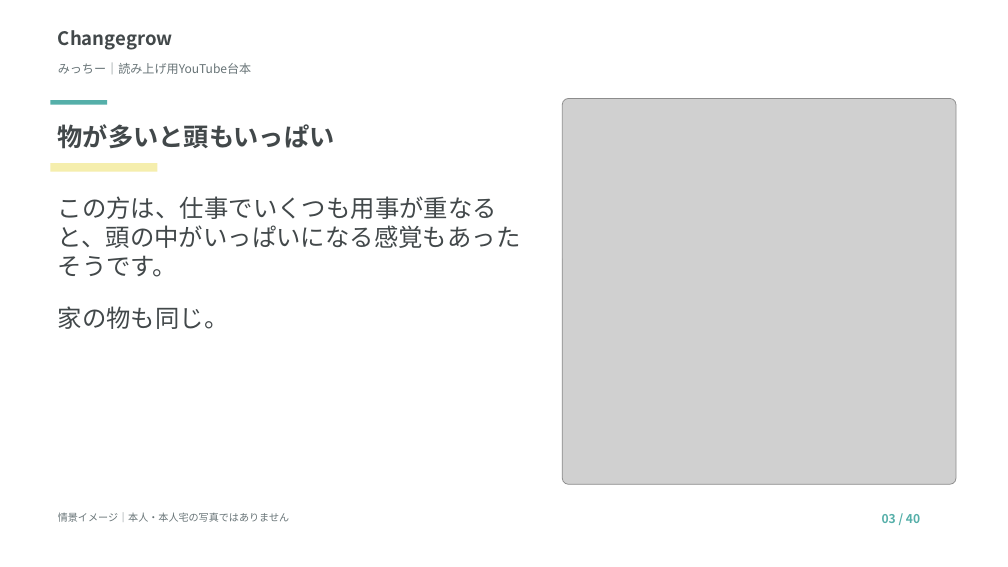
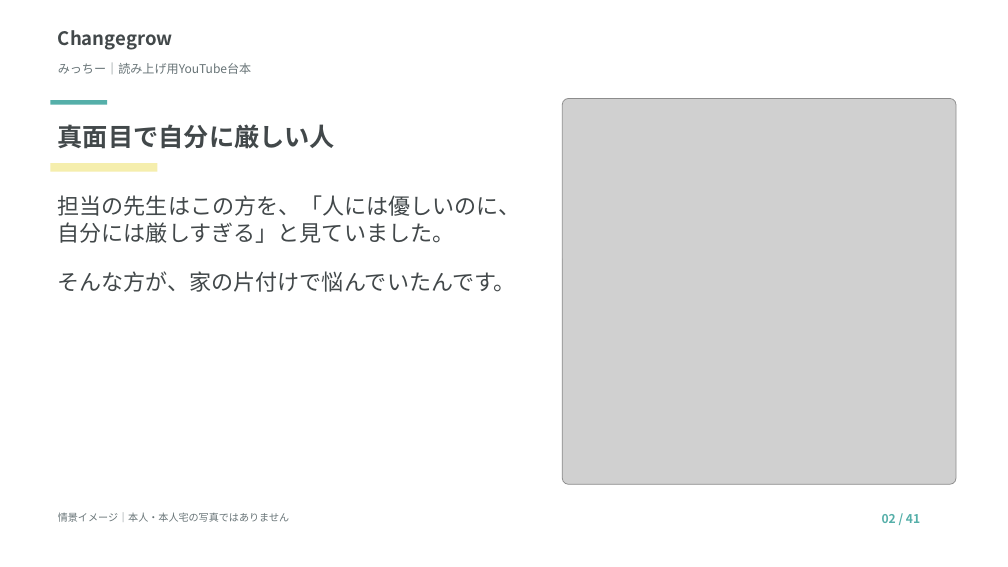
Before and after one commit to tanakayuc/static-pages, a slide deck: slide 2 of nakata-micchi-youtube-script/読み上げ台本.pptx (slide 3 before the commit). Drawn at 1008x567 pixels with LibreOffice and Linux fonts; fonts in the diff are those of the drawing; grey boxes stand for pictures. Boxes give left, top, right and bottom in pixels: in the first picture for what was removed or moved away, otherwise in the second. Text is boxed around its words. In the diff, an @@ line names an element or a change of style, - is before the commit and + after.

```diff
--- a/nakata-micchi-youtube-script/読み上げ台本.pptx
+++ b/nakata-micchi-youtube-script/読み上げ台本.pptx
@@ text at [58, 124, 335, 149]: text changed @@
-物が多いと頭もいっぱい
+真面目で自分に厳しい人
@@ text at [58, 195, 520, 292]: text changed; size 23.2 to 21 pt @@
-この方は、仕事でいくつも用事が重なると、頭の中がいっぱいになる感覚もあったそうです。
-家の物も同じ。
+担当の先生はこの方を、「人には優しいのに、自分には厳しすぎる」と見ていました。
+そんな方が、家の片付けで悩んでいたんです。
@@ text at [882, 514, 920, 523]: text changed @@
-03 / 40
+02 / 41
```
Also in this commit, not shown: 39 other slides changed, 1 slide added, 1 other file.
